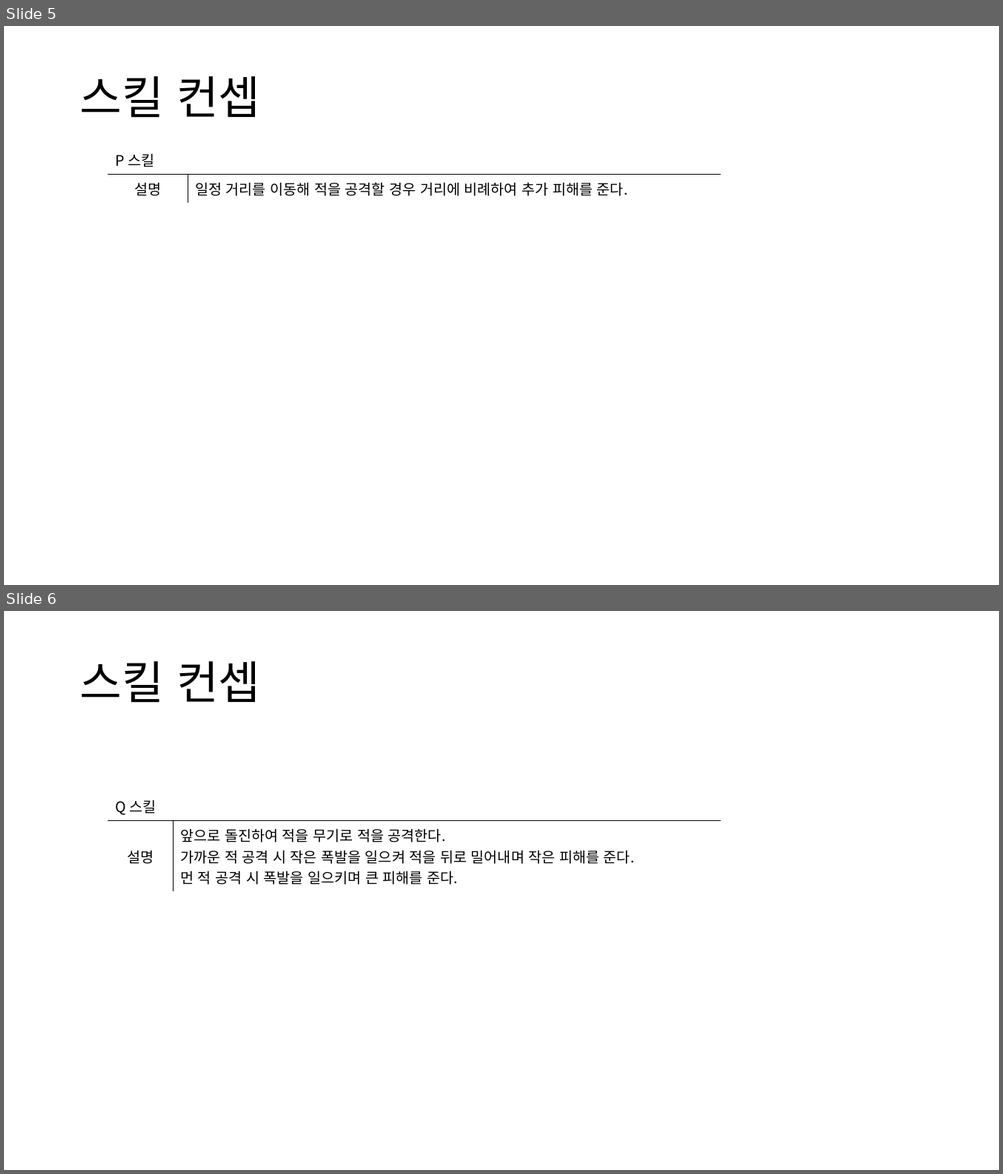
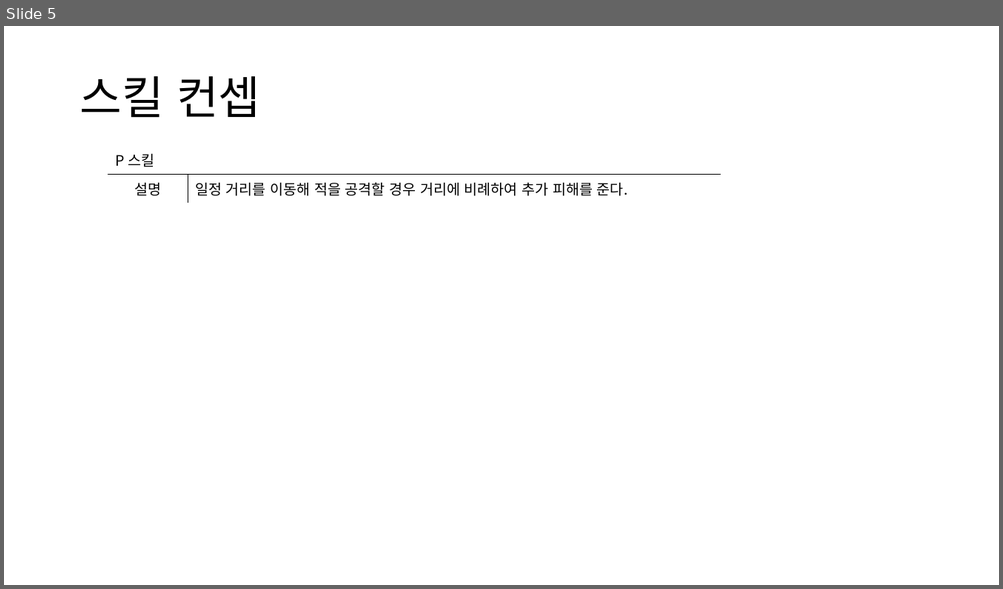
Before and after one commit to yjk0401/unityenginebasic_9th, a slide deck: 기획/이터널 리턴/이터널 리턴 신규 실험체 기획서.pptx. Shown one above the other, each under a label of ours: slides 5 and 6 before the commit, slide 5 after it. The pictures are 1003x1174 and 1003x589 pixels, drawn with LibreOffice and Linux fonts; fonts in the diff are those of the drawing. Boxes give left, top, right and bottom in pixels: in the first picture for what was removed or moved away, otherwise in the second. Text is boxed around its words. In the diff, an @@ line names an element or a change of style, - is before the commit and + after.

```diff
--- a/기획/이터널 리턴/이터널 리턴 신규 실험체 기획서.pptx
+++ b/기획/이터널 리턴/이터널 리턴 신규 실험체 기획서.pptx
@@ slide 6 removed at box(4, 611, 999, 1170), background #FFFFFF @@
@@ text removed at box(80, 661, 260, 703) @@
-스킬 컨셉
@@ table removed at box(108, 792, 720, 888), 2 rows, 2 columns @@
-Q 스킬 | 
-설명 | 앞으로 돌진하여 적을 무기로 적을 공격한다. / 가까운 적 공격 시 작은 폭발을 일으켜 적을 뒤로 밀어내며 작은 피해를 준다. / 먼 적 공격 시 폭발을 일으키며 큰 피해를 준다.
```
Also in this commit, not shown: 3 slides changed, 1 slide added, 2 other files.
